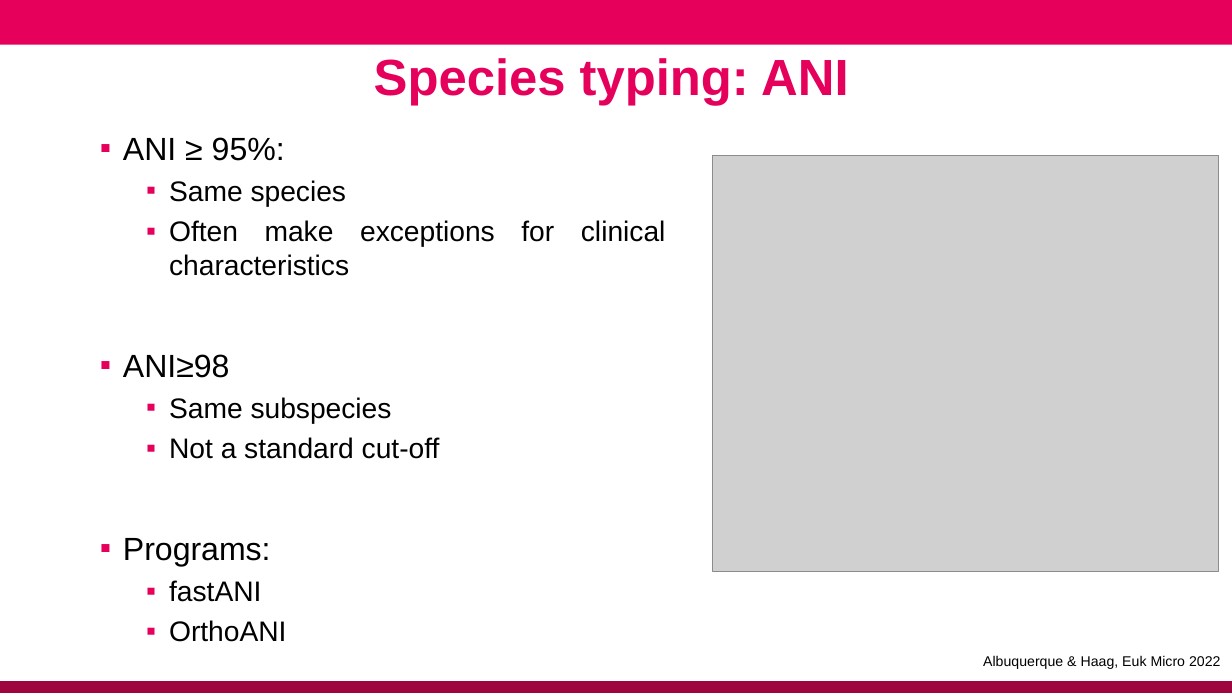
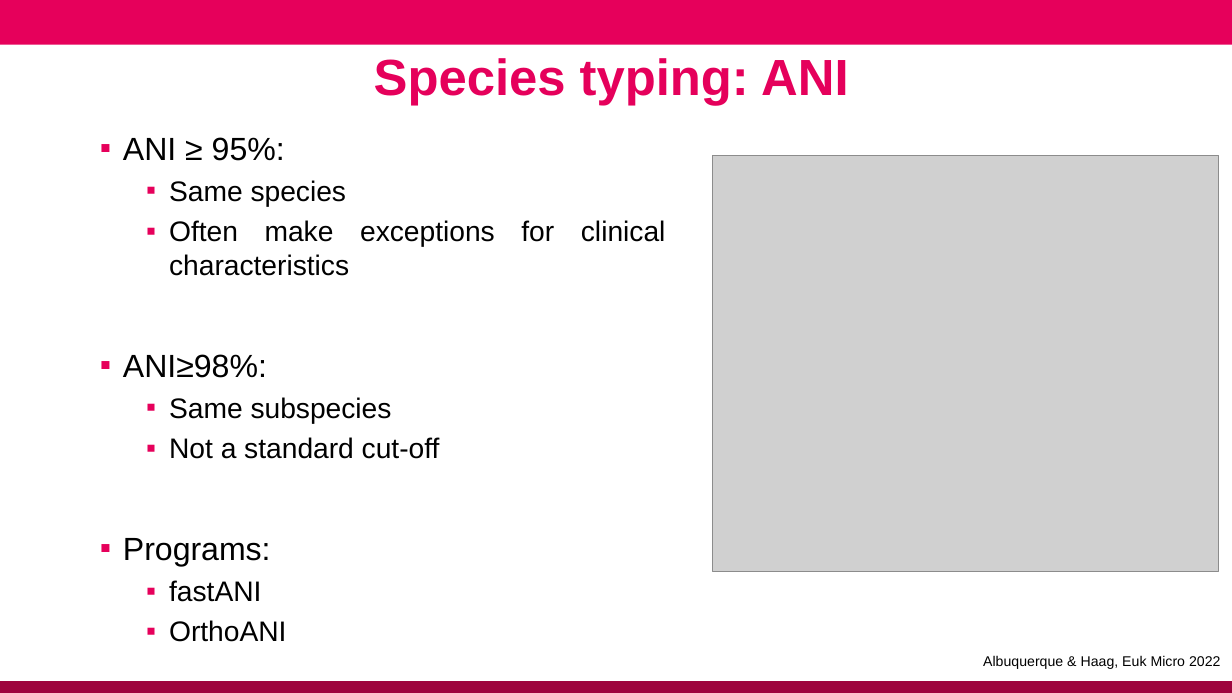
Before and after one commit to conmeehan/conmeehan.github.io, a slide deck: slide 6 of PathogenDataCourse/SlideSets/StrainTypingAndGenEpi.pptx. Drawn at 1232x693 pixels with LibreOffice and Linux fonts; fonts in the diff are those of the drawing; grey boxes stand for pictures; background and template pictures are left out. Boxes give left, top, right and bottom in pixels: in the first picture for what was removed or moved away, otherwise in the second. Text is boxed around its words. In the diff, an @@ line names an element or a change of style, - is before the commit and + after.

```diff
--- a/PathogenDataCourse/SlideSets/StrainTypingAndGenEpi.pptx
+++ b/PathogenDataCourse/SlideSets/StrainTypingAndGenEpi.pptx
@@ text at (123,354,267,378): text changed @@
-▪ ANI≥98
+▪ ANI≥98%:
```
Also in this commit, not shown: 1 other file.
